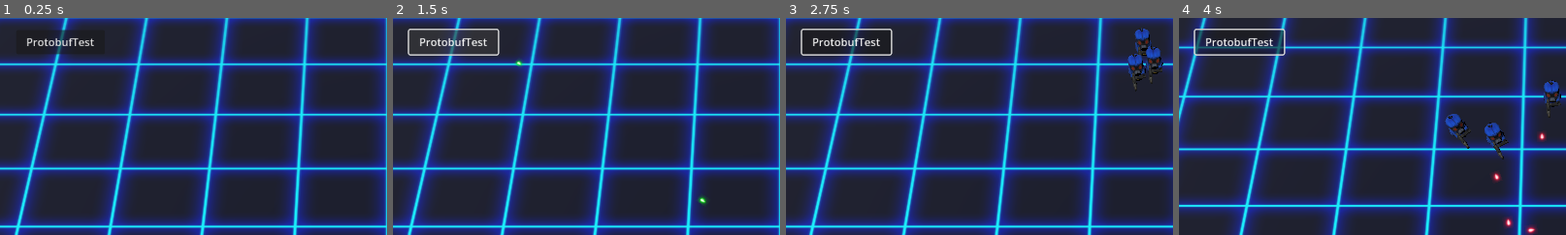
Above: before the commit, frames 1-4 (left to right).
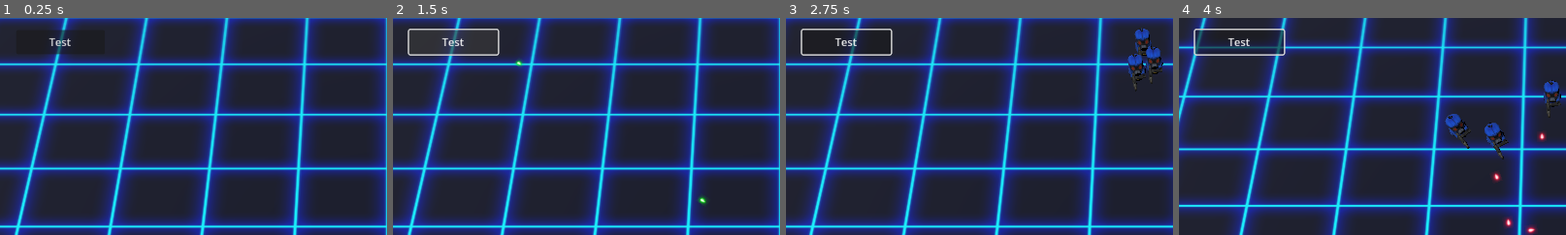
Above: after the commit, the same moments.

Repository: DarkAngelZT/Shooter-DPPO
Game: Godot game, scene res://scene/main_scene.tscn
The game is run twice, just before and just after one commit, with the same random seed, the same clock (stepped at 60 frames per second) and the same inputs.
Inputs (mouse positions are % of the whole screen's width and height, from its top left):
- Up to frame 1 (0.25 s): no input
- Up to frame 2 (1.5 s): click (8, 6) at 0.5 s, where only the run before the commit has a clickable "ProtobufTest"; click (8, 6) at 1.25 s, where only the run after the commit has a clickable "Test"
- Up to frame 3 (2.75 s): tap Enter at 2 s; move the mouse to (72, 45) at 2.02 s; press the mouse at (72, 45) at 2.03 s; hold D (move_right) from 2.03 s (still down)
- Up to frame 4 (4 s): move the mouse to (30, 55) at 2.77 s; release D (move_right) at 2.78 s; release the mouse at (30, 55) at 2.78 s; hold S (move_back) 2.78-3.53 s; click (30, 55) at 2.85 s; move the mouse to (60, 28) at 3.52 s; press the mouse at (60, 28) at 3.53 s; hold D (move_right) from 3.53 s (still down); tap Mouse wheel down (zoom_in) at 3.6 s
The pictures show only the part of the screen within x 0-50%, y 0-50%; the shares and areas given below are measured in that part.

The runs differ from the first frame. In frame 1, 0.3% of the frame differs, in the area x 7-25%, y 9-13%; in frame 2, 0.3%; in frame 3, 0.4%; in frame 4, 0.3%.

Commit message:
游戏实时信息搜集规则 测试小功能用debug按钮

Diff:
--- a/scene/main_scene.tscn
+++ b/scene/main_scene.tscn
@@ -56,7 +56,7 @@
 [node name="Camera3D" type="Camera3D" parent="FollowCamera"]
 transform = Transform3D(1, 0, 0, 0, 0.173648, 0.984808, 0, -0.984808, 0.173648, 0, 0, 1.475)
 
-[node name="NetTestButton" type="Button" parent="."]
+[node name="TestButton" type="Button" parent="."]
 anchors_preset = -1
 anchor_left = 0.021
 anchor_top = 0.028
@@ -66,5 +66,7 @@
 offset_top = -0.144001
 offset_right = 0.479996
 offset_bottom = 0.215996
-text = "ProtobufTest
+text = "Test
 "
+
+[connection signal="button_down" from="TestButton" to="GameManager" method="test_func"]
--- a/scripts/CharacterBase.gd
+++ b/scripts/CharacterBase.gd
@@ -72,3 +72,6 @@
 
 func get_bullet_speed()->float:
 	return 0
+
+func get_shoot_cd_left():
+	return maxi(0, shoot_interval_sec*1000 - (Time.get_ticks_msec() - last_shoot_time))
--- a/scripts/GameManager.gd
+++ b/scripts/GameManager.gd
@@ -174,3 +174,17 @@
 func on_player_dead(player):
 	players.erase(player.id)
 	GameData.game_end[player.field_id] = true
+
+func test_func():
+	var a = Vector2.UP
+	var b = Vector2(-0.5,0.5)
+	var c = Vector2(0.5,0.5)
+	var u_b = Vector2(-0.5,-0.5)
+	var u_c = Vector2(0.5,-0.5)
+	print(
+		rad_to_deg(a.angle_to(b)),
+		rad_to_deg(a.angle_to(c)),
+		rad_to_deg(a.angle_to(u_b)),
+		rad_to_deg(a.angle_to(u_c))
+		)
+	print(a.angle_to(Vector2.ZERO))
--- a/scripts/PlayerSensor.gd
+++ b/scripts/PlayerSensor.gd
@@ -10,14 +10,17 @@
 var query_param: PhysicsShapeQueryParameters3D
 var space:PhysicsDirectSpaceState3D
 
+#region
 const NEAR = 1
 const MED = 2
 const FAR = 3
+#dir
+const Center = 0x1
+const Right = 0x2
+const Left = 0x4
+const Behind = 0x8
 
-const Center = 1
-const Right = 2
-const Left = 3
-const Behind = 4
+const RegionNums = [8,12,12]
 
 class SensorData:
 	class PlayerData:
@@ -29,23 +32,20 @@
 		var terrain_info:Array[float]
 
 	class MobData:
-		var amount:int
-		var hp_total:int
-		var move_dir:Array[int]
+		var amount:int = 0
+		var region_dir_info:int = 0
 
 	class BulletData:
-		var amount:int
-		var dir_info:Array[int]
+		var amount:int = 0
+		var dir_info:int = 0
 
 	var player_data:PlayerData=PlayerData.new()
 
-	var mob_data_near:Array[MobData]=[]
-	var mob_data_med:Array[MobData]=[]
-	var mob_data_far:Array[MobData]=[]
+	var mob_data = {}#[region_id]->MobData
 
-	var mob_bullet_data={}
+	var mob_bullet_data={} #[region_id]->[region1,region2,region3,region4]
 
-	var player_bullet_data={}
+	var player_bullet_data={} #[region_id]->[region1,region2,region3,region4]
 
 # Called when the node enters the scene tree for the first time.
 func _ready():
@@ -62,31 +62,102 @@
 func _process(delta):
 	pass
 
-func get_angle(target, target_dir,origin):
+func get_angles(target, target_dir,origin):
 	var dir = target.global_position - origin
 	var dir_vec2 = Vector2(dir.x,dir.z)
-	var aim_dir_vec2 = Vector2(target_dir.x,target_dir.z)
-	return rad_to_deg(dir_vec2.angle_to(aim_dir_vec2))
+	var aim_dir_vec2
+	if target_dir is Vector3:
+		aim_dir_vec2 = Vector2(target_dir.x,target_dir.z)
+	else:
+		aim_dir_vec2 = target_dir
+	var aim_angle = rad_to_deg(dir_vec2.angle_to(aim_dir_vec2))
+	var region_angle = rad_to_deg(dir_vec2.angle_to(Vector2.UP))
+	return [region_angle,aim_angle]
 
-func get_region(target, target_dir,origin):
-	var angle = get_angle(target,target_dir,origin)
-	if absf(angle) < 5:
-		return Center
-	elif angle<90:
-		return Left
+func get_region_and_dir(target, target_dir,origin,region_num):
+	var result = get_angles(target,target_dir,origin)
+	var aim_angle = result[1]
+	var region_angle = result[0]
+	var region
+	var dir
+	var region_gap = 360.0/region_num
+	if absf(aim_angle) < 5:
+		dir = Center
+	elif aim_angle<0 and aim_angle > -90:
+		dir = Left
+	elif aim_angle>0 and aim_angle < 90:
+		dir = Right
 	else:
-		return Behind
+		dir = Behind
 
-func analyse_bullets(source, dist):
+	if region_angle>=0:
+		region = floori(region_angle/region_gap)
+	else:
+		region = floori((360 + region_angle)/region_gap)
+
+	return [region, dir]
+
+func analyse_bullets(source, dist:Dictionary):
+	dist.clear()
 	var origin :Vector3 = owner.global_position
-	dist[NEAR] = [0,0,0,0]
-	dist[MED] = [0,0,0,0]
-	dist[FAR] = [0,0,0,0]
+	dist[NEAR] = []
+	dist[MED] = []
+	dist[FAR] = []
+	for i in range(NEAR,FAR+1):
+		for r in range(RegionNums[i]):
+			dist[i].append(SensorData.BulletData.new())
+
 	for bullet in source:
 		var d = origin.distance_to(bullet.global_position)
-		if d<radius_near:
-			#dist[NEAR][self.get_region(bullet,)]
-			pass
+		var result
+		#var region = result[0]
+		#var dir = result[1]
+		if d < radius_near:
+			result = get_region_and_dir(bullet,bullet.direction,origin,RegionNums[0])
+			dist[NEAR][result[0]].amount += 1
+			dist[NEAR][result[0]].dir_info |= result[1]
+		elif d < radius_far:
+			result = get_region_and_dir(bullet,bullet.direction,origin,RegionNums[1])
+			dist[MED][result[0]].amount  += 1
+			dist[MED][result[0]].dir_info |= result[1]
+		else:
+			result = get_region_and_dir(bullet,bullet.direction,origin,RegionNums[2])
+			dist[FAR][result[0]].amount  += 1
+			dist[FAR][result[0]].dir_info |= result[1]
+
+func analyse_mob(source:Array,dist:Dictionary):
+	dist.clear()
+	var origin :Vector3 = owner.global_position
+	for i in range(NEAR,FAR+1):
+		dist[i] = []
+		for r in range(RegionNums[i]):
+			dist[i].append(SensorData.MobData.new())
+
+	for mob in source:
+		var d = origin.distance_to(mob.global_position)
+		var area
+		if d < radius_near:
+			area = NEAR
+		elif d< radius_far:
+			area = MED
+		else:
+			area = FAR
+		var dir = GameData.actor_info[mob.field_id][mob.id].move_dir
+		var result = get_region_and_dir(mob,dir,origin,RegionNums[area])
+		var region = result[0]
+		var dir_part = result[1]
+		dist[area][region].amount  += 1
+		dist[area][region].region_dir_info |= dir_part
+
+func gether_player_info(player_data:SensorData.PlayerData):
+	var player_state := GameData.actor_info[owner.field_id][owner.id] as GameData.ActorState
+	var forward = Vector2.UP
+	player_data.hp = player_state.hp
+	player_data.move_dir = forward.angle_to(player_state.move_dir)
+	player_data.aim_dir = forward.angle_to(player_state.direction)
+	player_data.shoot_cd_left = owner.get_shoot_cd_left()
+	player_data.is_moving = not player_state.move_dir.is_zero_approx()
+	# collect terrain info
 
 func gether_sensor_data():
 	query_param.transform.origin = owner.global_position
@@ -109,5 +180,10 @@
 				elif obj_owner is Mob:
 					bullet_monster.append(obj_owner)
 	#计算分区信息
+	analyse_bullets(bullet_monster,sensor_data.mob_bullet_data)
+	analyse_bullets(bullet_player, sensor_data.player_bullet_data)
 
+	analyse_mob(monsters,sensor_data.mob_data)
+
+	gether_player_info(sensor_data.player_data)
 	return sensor_data
